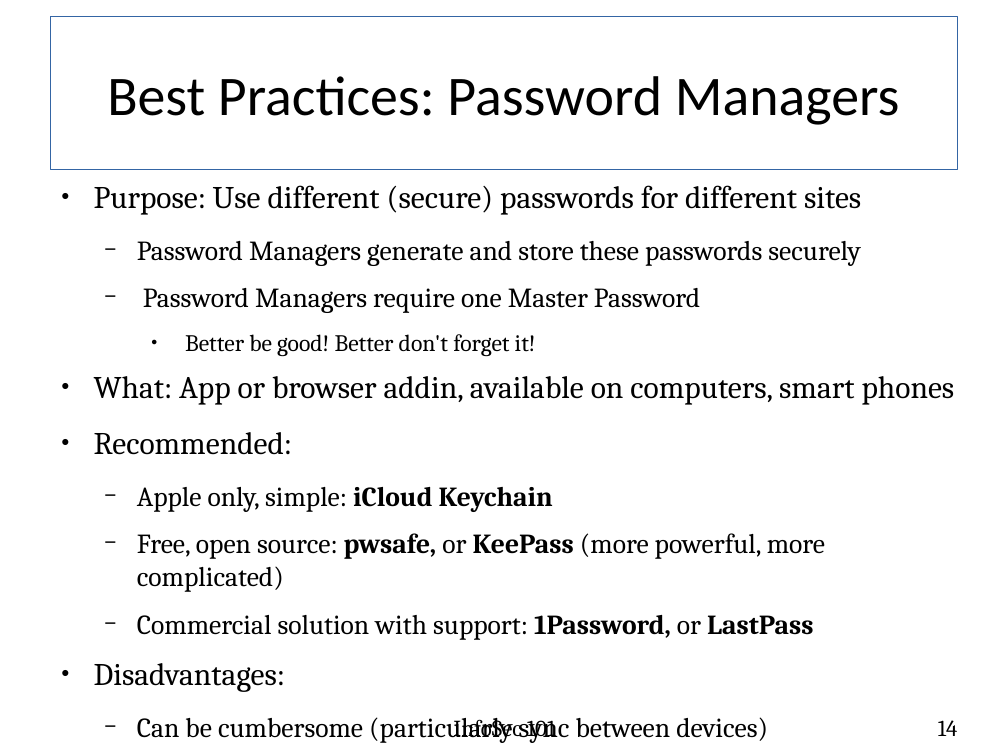
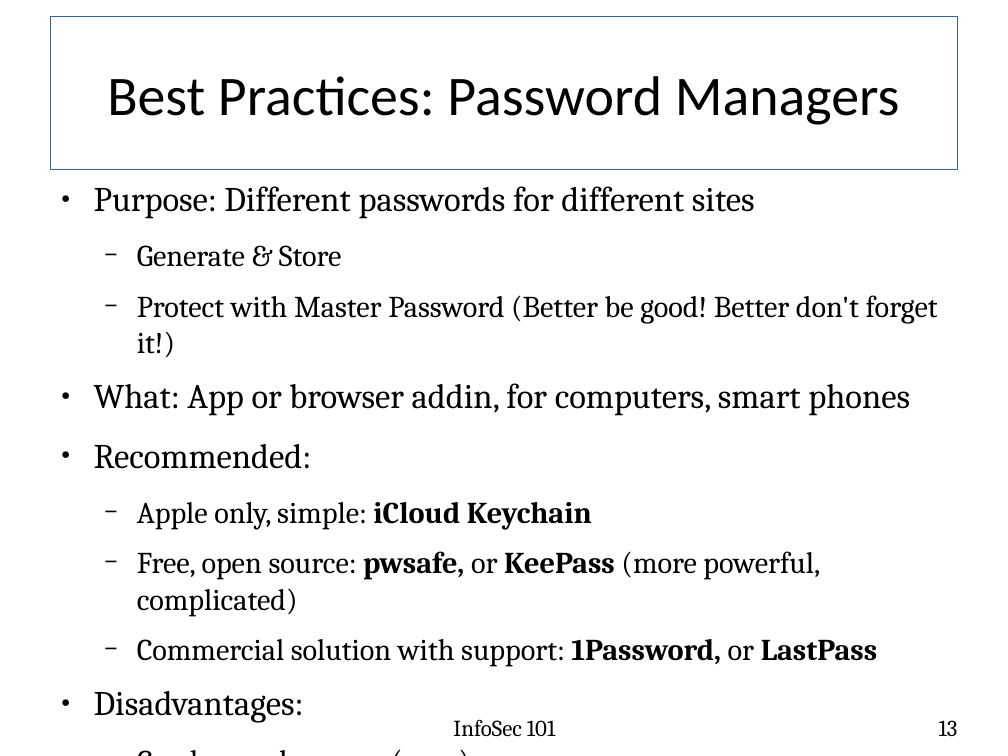
Before and after one commit to fabianlischka/InfoSec101, a slide deck: slide 13 of InfoSec101-Presentation-FCC-2015-02-26.odp (slide 14 before the commit). Drawn at 1008x756 pixels with LibreOffice and Linux fonts; fonts in the diff are those of the drawing. Boxes give left, top, right and bottom in pixels: in the first picture for what was removed or moved away, otherwise in the second. Text is boxed around its words. In the diff, an @@ line names an element or a change of style, - is before the commit and + after.

```diff
--- a/InfoSec101-Presentation-FCC-2015-02-26.odp
+++ b/InfoSec101-Presentation-FCC-2015-02-26.odp
@@ text at <box>94,186,938,416</box>: text changed; size 24.8 to 27.2 pt @@
-● Purpose: Use different (secure) passwords for different sites
-  − Password Managers generate and store these passwords securely
-  − Password Managers require one Master Password
-    ● Better be good! Better don't forget it!
-● What: App or browser addin, available on computers, smart phones
+● Purpose: Different passwords for different sites
+  − Generate & Store
+  − Protect with Master Password (Better be good! Better don't forget it!)
+● What: App or browser addin, for computers, smart phones
@@ text at <box>94,444,877,667</box>: size 24.8 to 27.2 pt in "Recommended:", "Disadvantages:"; size 21.7 to 23.8 pt in "Apple only, simple: iCloud Keychain", "Commercial solution with support: 1Password, or LastPass", "If compromised, all your paswords are exposed" @@
@@ text at <box>137,551,820,616</box>: text changed; size 21.7 to 23.8 pt @@
-  − Free, open source: pwsafe, or KeePass (more powerful, more complicated)
+  − Free, open source: pwsafe, or KeePass (more powerful, complicated)
@@ text at <box>137,717,512,743</box>: text changed; size 21.7 to 23.8 pt @@
-  − Can be cumbersome (particularly sync between devices)
+  − Can be cumbersome (sync)
@@ page number at <box>939,720,958,736</box>: text changed @@
-14
+13
```
Also in this commit, not shown: 18 other slides changed, 1 slide removed.
